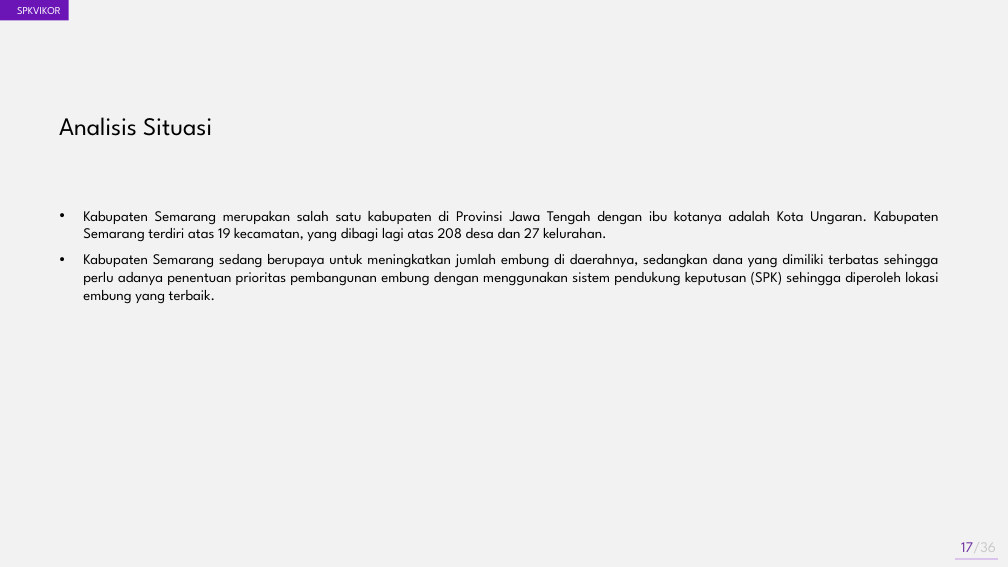
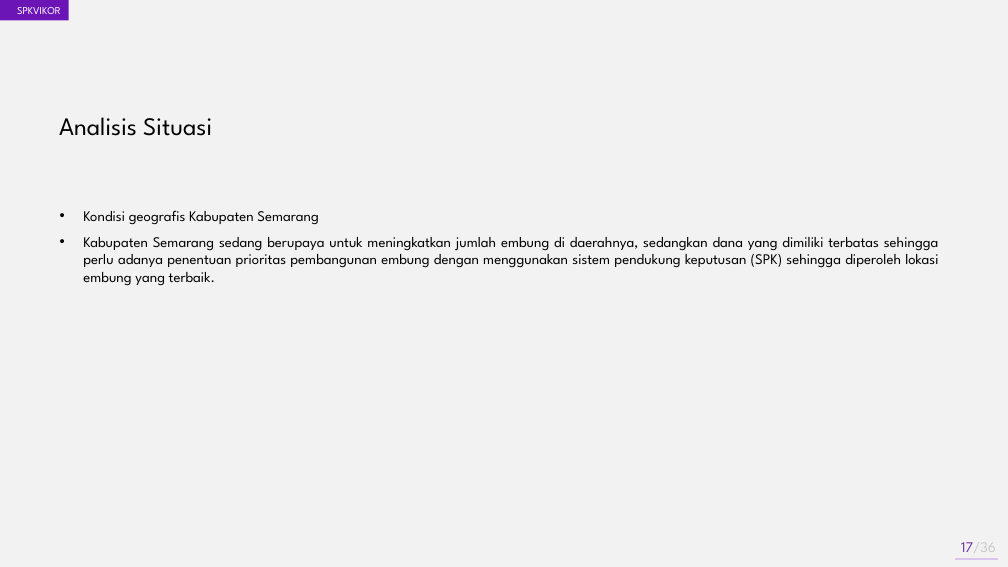
Before and after one commit to akhmadali7/TugasAkhir, a slide deck: slide 17 of PPT - TA - Akhmad Ali Sajidin.pptx. Drawn at 1008x567 pixels with LibreOffice and Linux fonts; fonts in the diff are those of the drawing. Boxes give left, top, right and bottom in pixels: in the first picture for what was removed or moved away, otherwise in the second. Text is boxed around its words. In the diff, an @@ line names an element or a change of style, - is before the commit and + after.

```diff
--- a/PPT - TA - Akhmad Ali Sajidin.pptx
+++ b/PPT - TA - Akhmad Ali Sajidin.pptx
@@ text at [83, 210, 318, 225]: text changed @@
-• Kabupaten Semarang merupakan salah satu kabupaten di Provinsi Jawa Tengah dengan ibu kotanya adalah Kota Ungaran. Kabupaten Semarang terdiri atas 19 kecamatan, yang dibagi lagi atas 208 desa dan 27 kelurahan.
+• Kondisi geografis Kabupaten Semarang
```
Also in this commit, not shown: 8 other slides changed, 31 other files.
